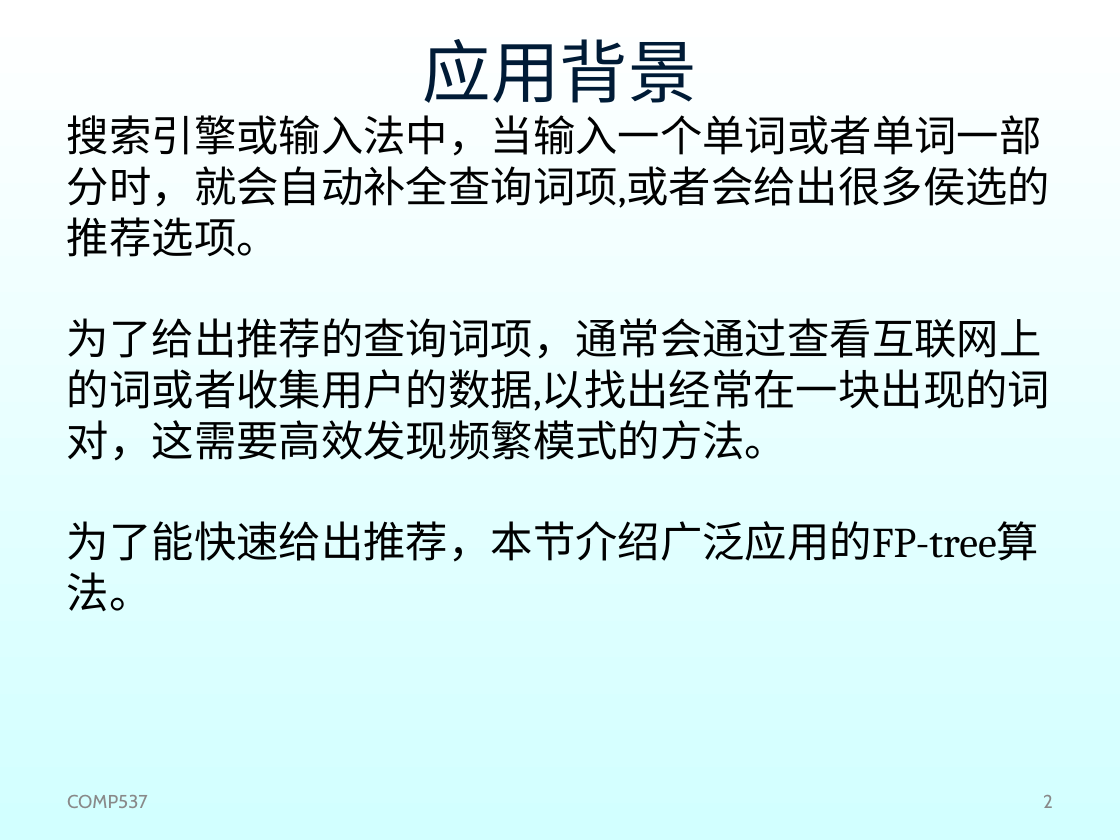
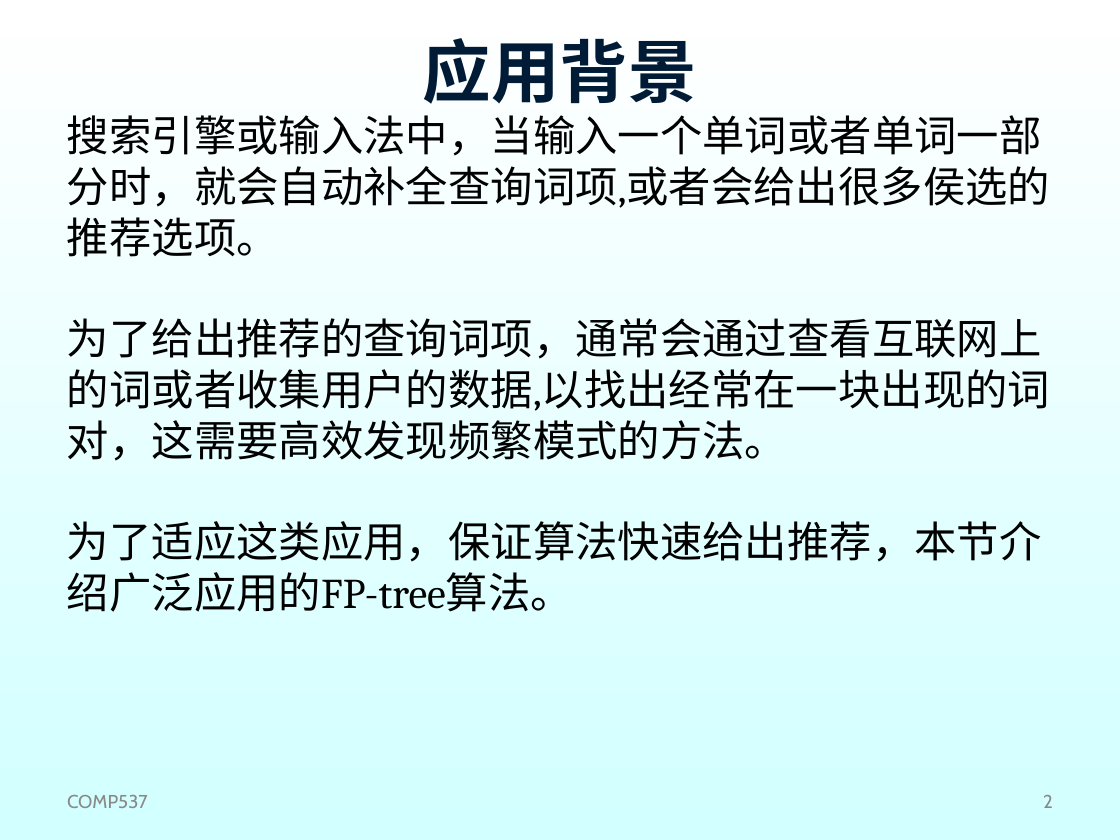
Before and after one commit to shfkuang/shfkuang.github.io, a slide deck: slide 2 of dm/ch3.3.ppt. Drawn at 1120x840 pixels with LibreOffice and Linux fonts; fonts in the diff are those of the drawing; background and template pictures are left out. Boxes give left, top, right and bottom in pixels: in the first picture for what was removed or moved away, otherwise in the second. Text is boxed around its words. In the diff, an @@ line names an element or a change of style, - is before the commit and + after.

```diff
--- a/dm/ch3.3.ppt
+++ b/dm/ch3.3.ppt
@@ title "应用背景" at box(423, 38, 697, 104): bold on @@
@@ text at box(67, 521, 1042, 612): text changed @@
-为了能快速给出推荐，本节介绍广泛应用的FP-tree算法。
+为了适应这类应用，保证算法快速给出推荐，本节介绍广泛应用的FP-tree算法。
```
Also in this commit, not shown: 3 other slides changed, 1 other file.
